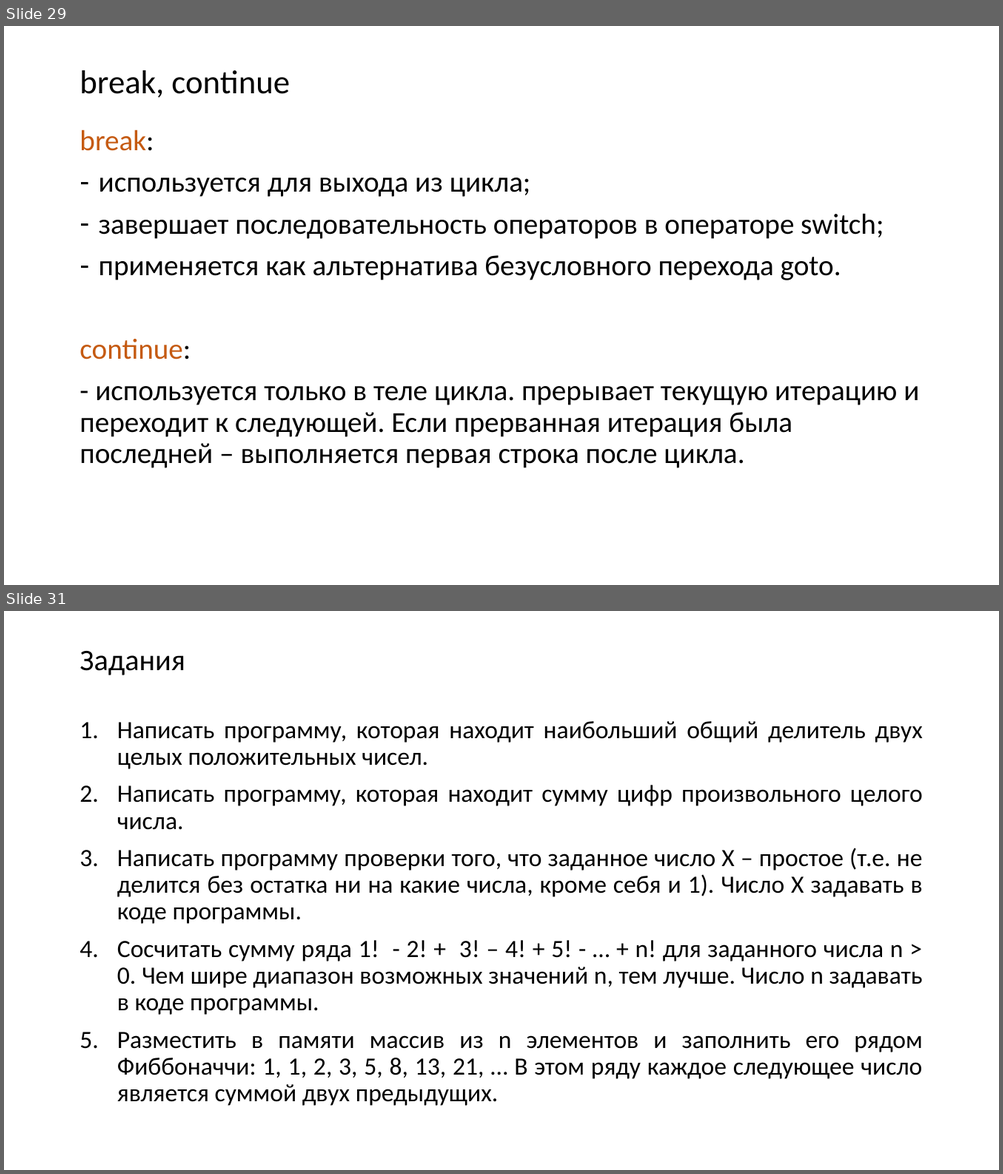
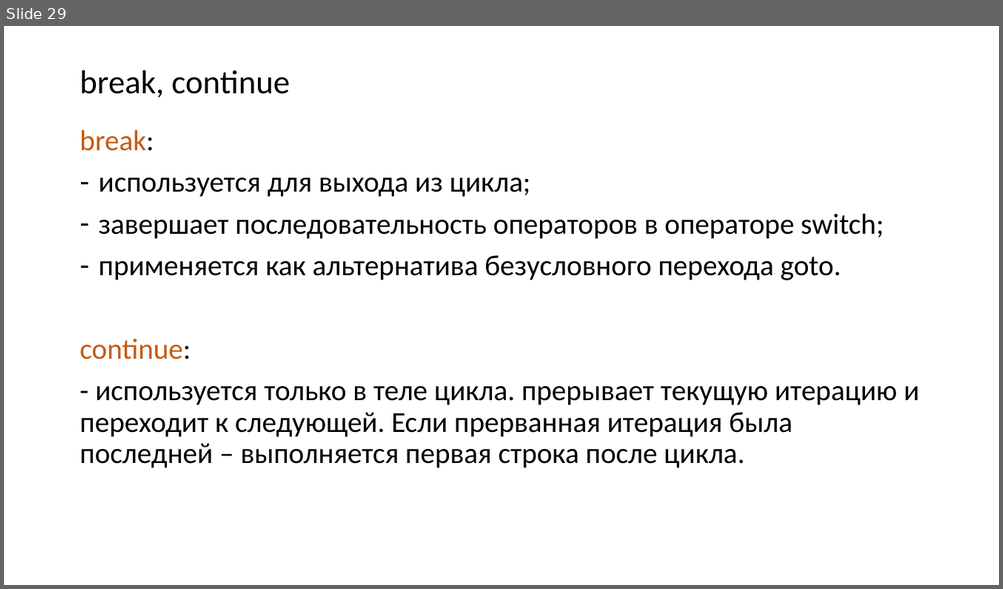
Before and after one commit to infostroytraining/tasks, a slide deck: presentations/java_core.pptx. Shown one above the other, each under a label of ours: slides 29 and 31 before the commit, slide 29 after it; the slides between them are not shown. The pictures are 1003x1174 and 1003x589 pixels, drawn with LibreOffice and Linux fonts; fonts in the diff are those of the drawing. Boxes give left, top, right and bottom in pixels: in the first picture for what was removed or moved away, otherwise in the second. Text is boxed around its words. In the diff, an @@ line names an element or a change of style, - is before the commit and + after.

```diff
--- a/presentations/java_core.pptx
+++ b/presentations/java_core.pptx
@@ slide 31 removed at bbox=[4, 611, 999, 1170], background #FFFFFF @@
@@ title removed at bbox=[79, 651, 185, 675] @@
-Задания
@@ text removed at bbox=[117, 721, 922, 1106] @@
-1. Написать программу, которая находит наибольший общий делитель двух целых положительных чисел.
-2. Написать программу, которая находит сумму цифр произвольного целого числа.
-3. Написать программу проверки того, что заданное число Х – простое (т.е. не делится без остатка ни на какие числа, кроме себя и 1). Число X задавать в коде программы.
-4. Сосчитать сумму ряда 1! - 2! + 3! – 4! + 5! - … + n! для заданного числа n > 0. Чем шире диапазон возможных значений n, тем лучше. Число n задавать в коде программы.
-5. Разместить в памяти массив из n элементов и заполнить его рядом Фиббоначчи: 1, 1, 2, 3, 5, 8, 13, 21, … В этом ряду каждое следующее число является суммой двух предыдущих.
```
Also in this commit, not shown: 2 other slides removed.
